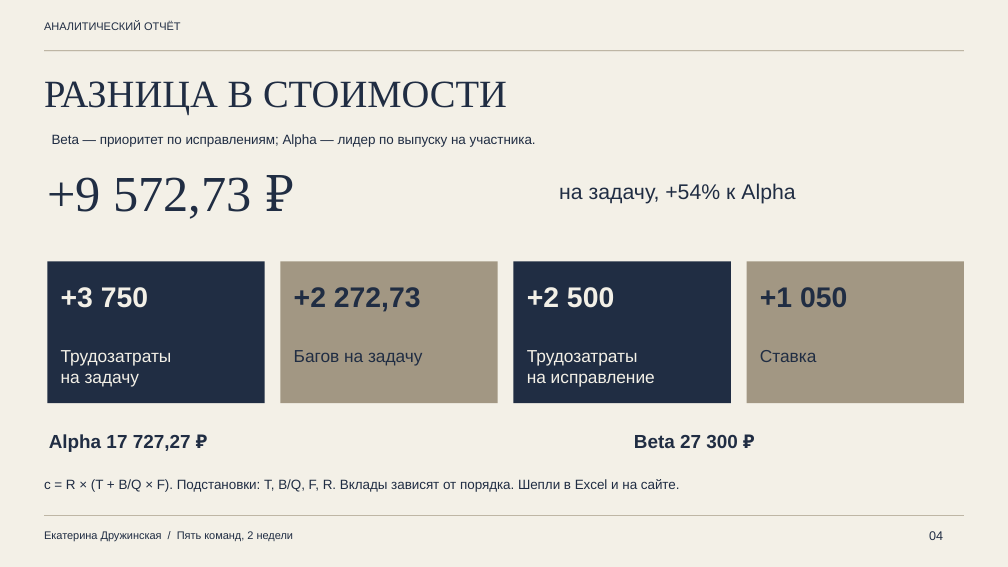
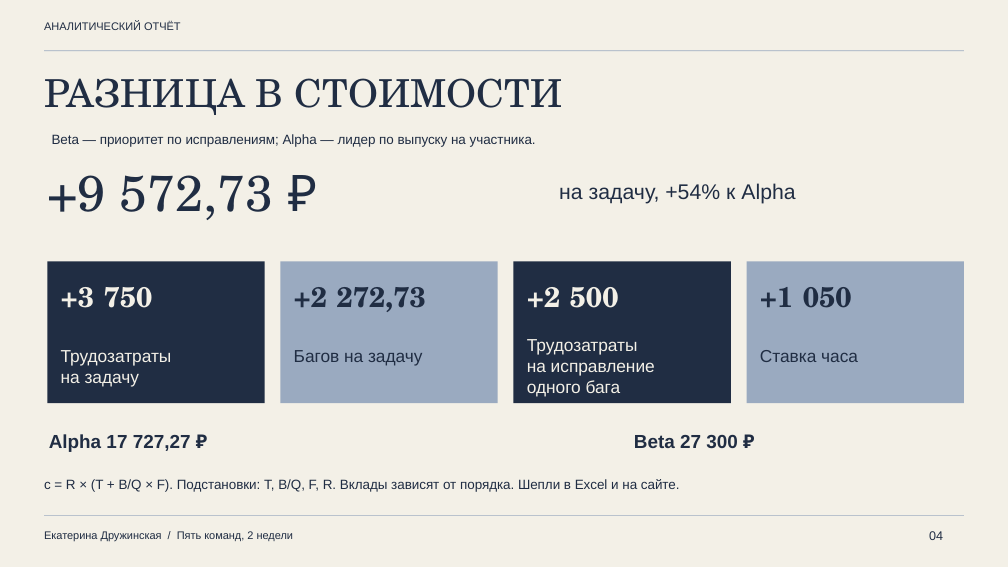
Before and after one commit to druzhinskaia/team-performance-analysis, a slide deck: slide 4 of files/02_presentation.pptx. Drawn at 1008x567 pixels with LibreOffice and Linux fonts; fonts in the diff are those of the drawing. Boxes give left, top, right and bottom in pixels: in the first picture for what was removed or moved away, otherwise in the second. Text is boxed around its words. In the diff, an @@ line names an element or a change of style, - is before the commit and + after.

```diff
--- a/files/02_presentation.pptx
+++ b/files/02_presentation.pptx
@@ text "РАЗНИЦА В СТОИМОСТИ" at (44,78,562,115): font Times New Roman to TeX Gyre Schola @@
@@ text "+9 572,73 ₽" at (47,175,274,220): font Times New Roman to TeX Gyre Schola @@
@@ fill #A29783 to #9AAAC0 in 4 elements at (44,51,964,51), (44,515,964,516), (281,262,498,404), (747,262,965,404) @@
@@ font Arial to TeX Gyre Schola in 4 elements at (61,287,153,308), (294,287,426,312), (527,287,619,308), (760,287,852,308) @@
@@ text "Трудозатраты": place and size @@
-text "Трудозатраты" at (527,350,655,386)
+text "Трудозатраты" at (527,339,655,397)
@@ text at (760,350,858,362): text changed @@
-Ставка
+Ставка часа
@@ text at (527,380,621,397): paragraph added @@
+одного бага
```
Also in this commit, not shown: 6 other slides changed, 21 other files.
